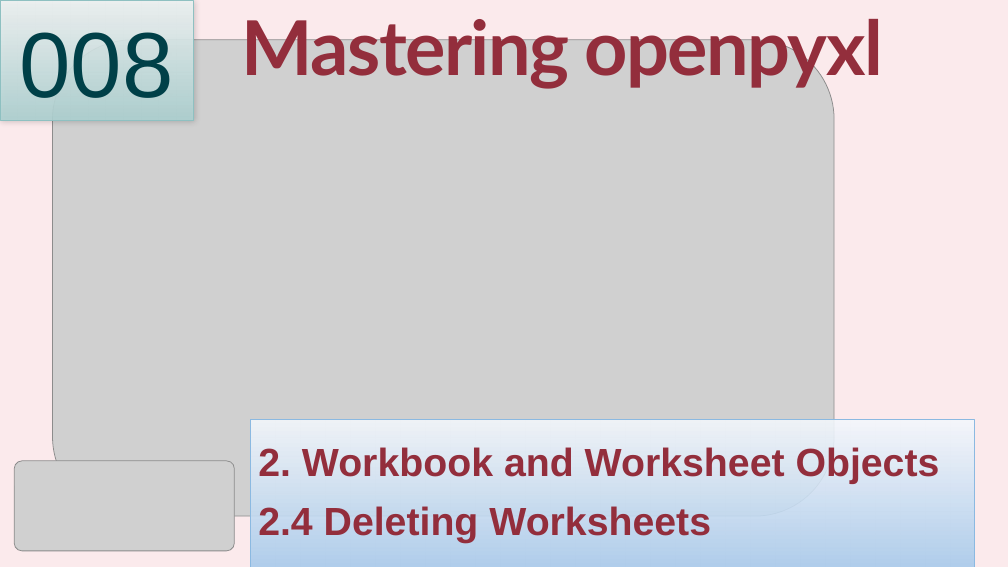
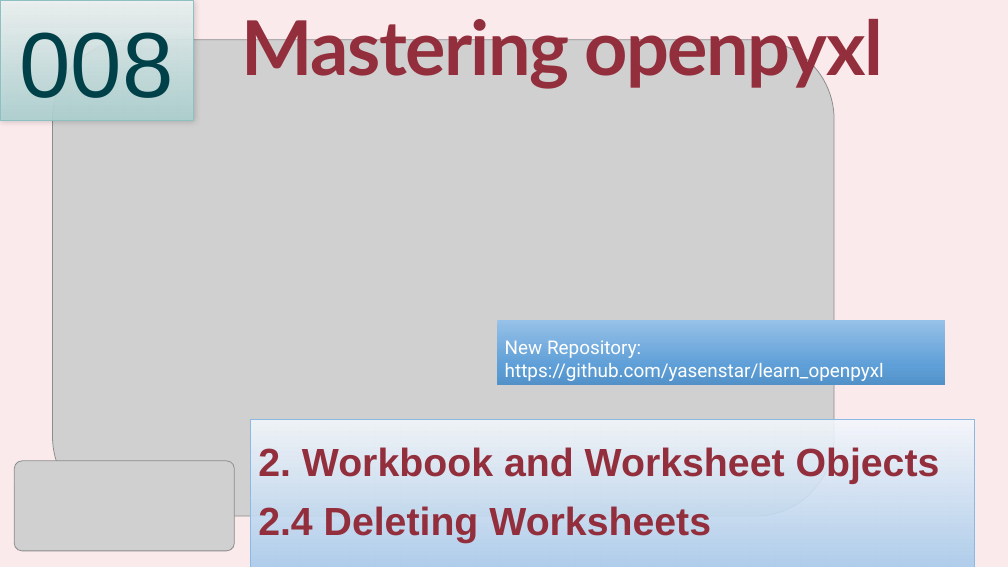
Before and after one commit to yasenstar/learn_openpyxl, a slide deck: slide 8 of Mastering_Python’s_openpyxl.pptx. Drawn at 1008x567 pixels with LibreOffice and Linux fonts; fonts in the diff are those of the drawing; grey boxes stand for pictures; background and template pictures are left out. Boxes give left, top, right and bottom in pixels: in the first picture for what was removed or moved away, otherwise in the second. Text is boxed around its words. In the diff, an @@ line names an element or a change of style, - is before the commit and + after.

```diff
--- a/Mastering_Python’s_openpyxl.pptx
+++ b/Mastering_Python’s_openpyxl.pptx
@@ rectangle added at (x1=498, y1=321, x2=945, y2=386), fill gradient #97C2E8 to #5F9FD7 to #5292CA, 18 pt, text #FFFFFF @@
+New Repository:
+https://github.com/yasenstar/learn_openpyxl
```
Also in this commit, not shown: 1 other file.
